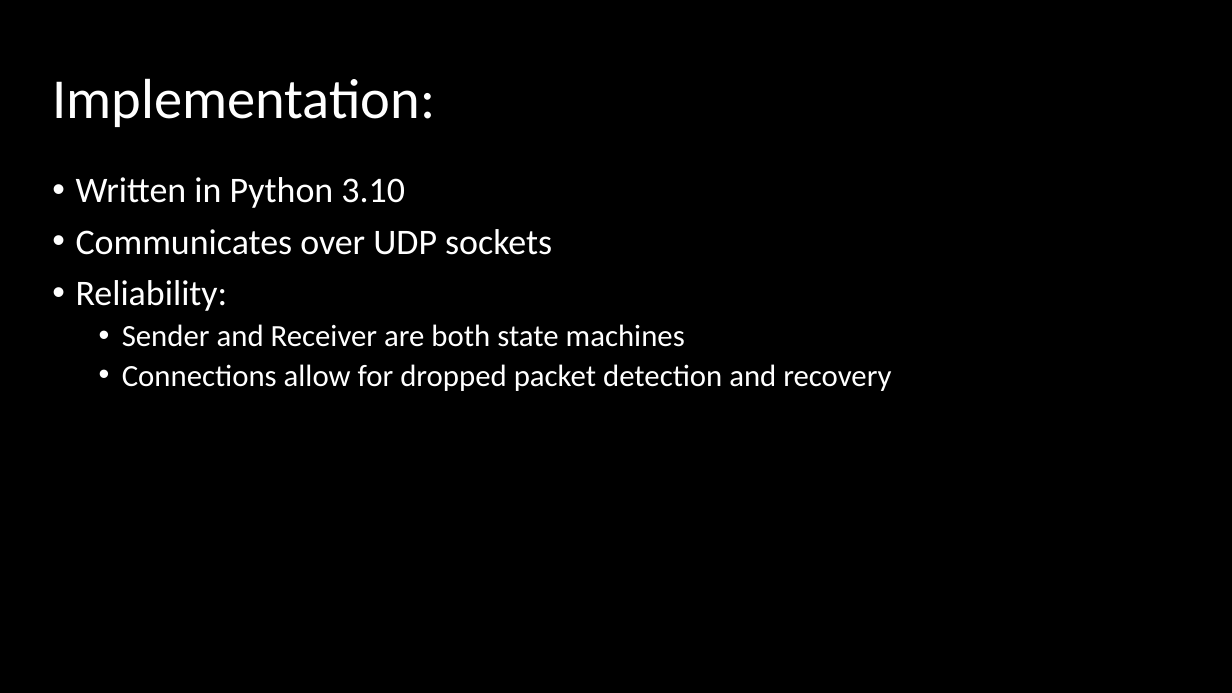
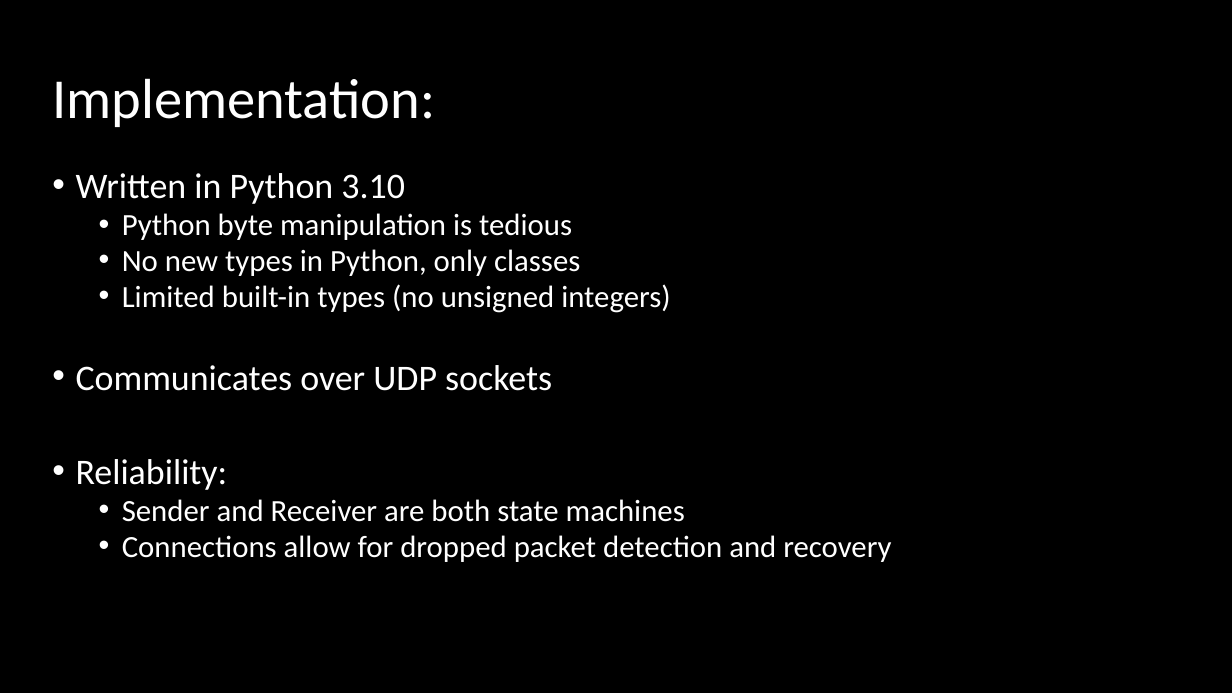
Before and after one commit to Gwhite3629/SDDP, a slide deck: slide 6 of Presentation.pptx. Drawn at 1232x693 pixels with LibreOffice and Linux fonts; fonts in the diff are those of the drawing. Boxes give left, top, right and bottom in pixels: in the first picture for what was removed or moved away, otherwise in the second. Text is boxed around its words. In the diff, an @@ line names an element or a change of style, - is before the commit and + after.

Commit message:
Updated presentation

```diff
--- a/Presentation.pptx
+++ b/Presentation.pptx
@@ text at [76, 173, 891, 562]: line spacing 0.9 to 0.8 @@
@@ text at [122, 213, 670, 313]: paragraphs added @@
+  • Python byte manipulation is tedious
+  • No new types in Python, only classes
+  • Limited built-in types (no unsigned integers)
```
